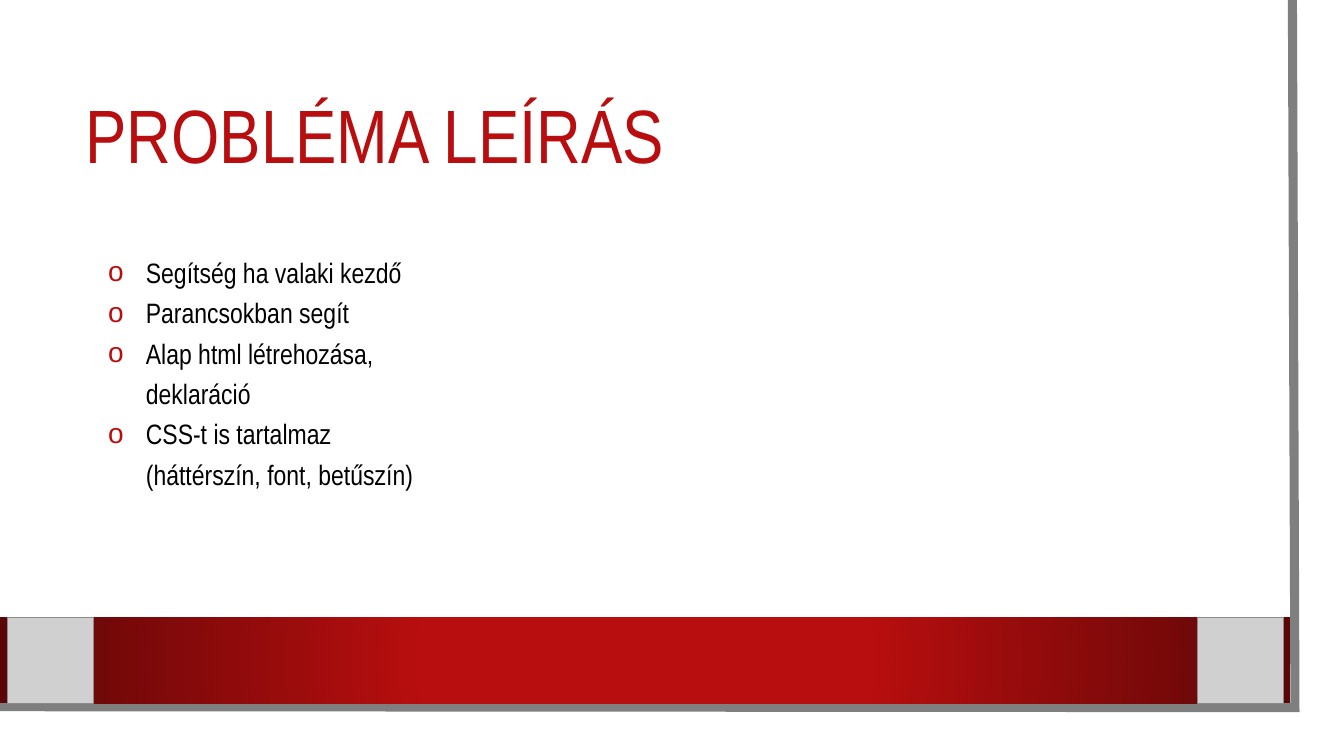
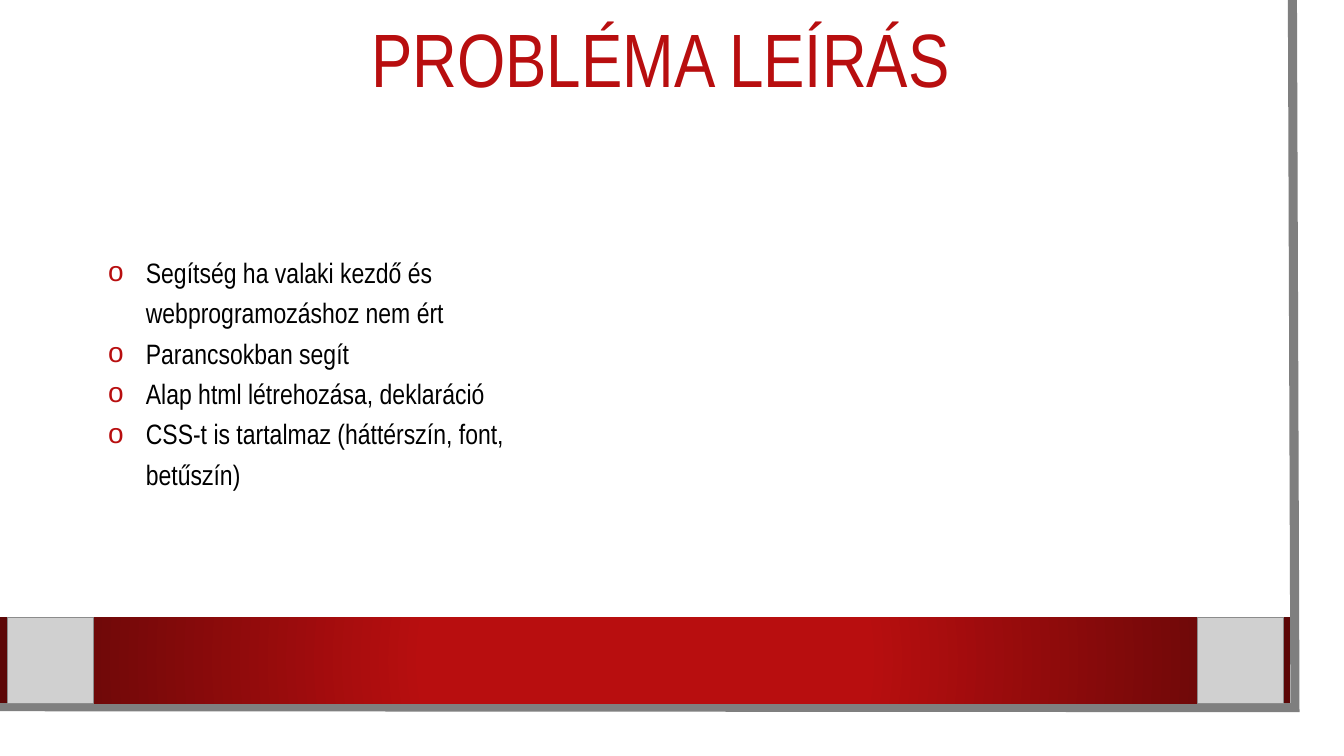
Before and after one commit to karpatililiana/Csapatmunka2.0, a slide deck: slide 3 of Programbemutató.pptx. Drawn at 1344x756 pixels with LibreOffice and Linux fonts; fonts in the diff are those of the drawing; grey boxes stand for pictures; background and template pictures are left out. Boxes give left, top, right and bottom in pixels: in the first picture for what was removed or moved away, otherwise in the second. Text is boxed around its words. In the diff, an @@ line names an element or a change of style, - is before the commit and + after.

Commit message:
PPT leíráson való dolgozás

```diff
--- a/Programbemutató.pptx
+++ b/Programbemutató.pptx
@@ title "PROBLÉMA LEÍRÁS": place and size @@
-title "PROBLÉMA LEÍRÁS" at [86, 102, 664, 164]
+title "PROBLÉMA LEÍRÁS" at [371, 26, 949, 88]
@@ title "PROBLÉMA LEÍRÁS" at [371, 26, 949, 88]: alignment left to centre @@
@@ text at [146, 262, 444, 329]: text changed @@
-o Segítség ha valaki kezdő
+o Segítség ha valaki kezdő és webprogramozáshoz nem ért
```
Also in this commit, not shown: 4 other slides changed.
